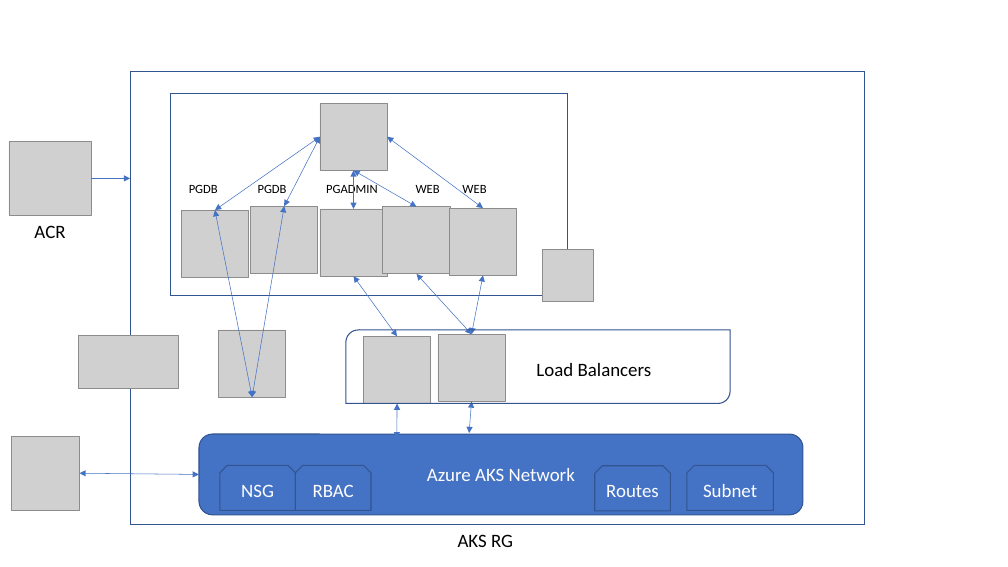
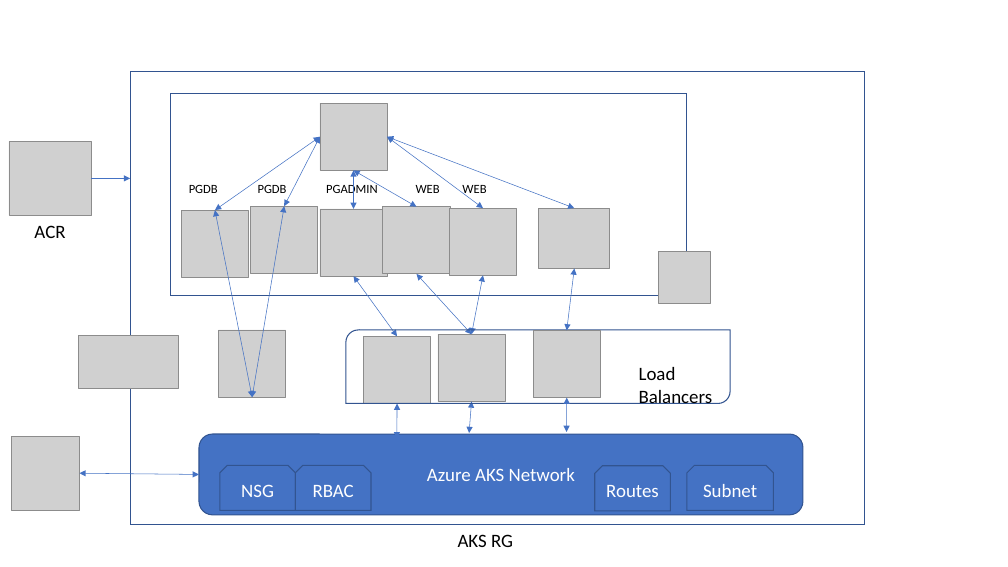
Before and after one commit to harvash/Azure_full_stack, a slide deck: slide 1 of Presentation2.pptx. Drawn at 1008x567 pixels with LibreOffice and Linux fonts; fonts in the diff are those of the drawing; grey boxes stand for pictures. Boxes give left, top, right and bottom in pixels: in the first picture for what was removed or moved away, otherwise in the second. Text is boxed around its words. In the diff, an @@ line names an element or a change of style, - is before the commit and + after.

```diff
--- a/Presentation2.pptx
+++ b/Presentation2.pptx
@@ rectangle: place and size @@
-rectangle at [170, 94, 568, 296]
+rectangle at [170, 94, 687, 296]
@@ double arrow added from (387, 137) to (575, 208), #4472C4 0.5 pt @@
@@ picture added at [539, 208, 610, 268] @@
@@ double arrow added from (575, 268) to (567, 330), #4472C4 0.5 pt @@
@@ picture: place and size @@
-picture at [542, 250, 594, 302]
+picture at [659, 252, 711, 304]
@@ picture added at [533, 330, 600, 398] @@
@@ text "Load Balancers" rewrapped from [536, 363, 652, 376] to [639, 367, 713, 404] @@
@@ double arrow added from (567, 398) to (566, 432), #4472C4 0.5 pt @@
```
Also in this commit, not shown: 3 other files.
